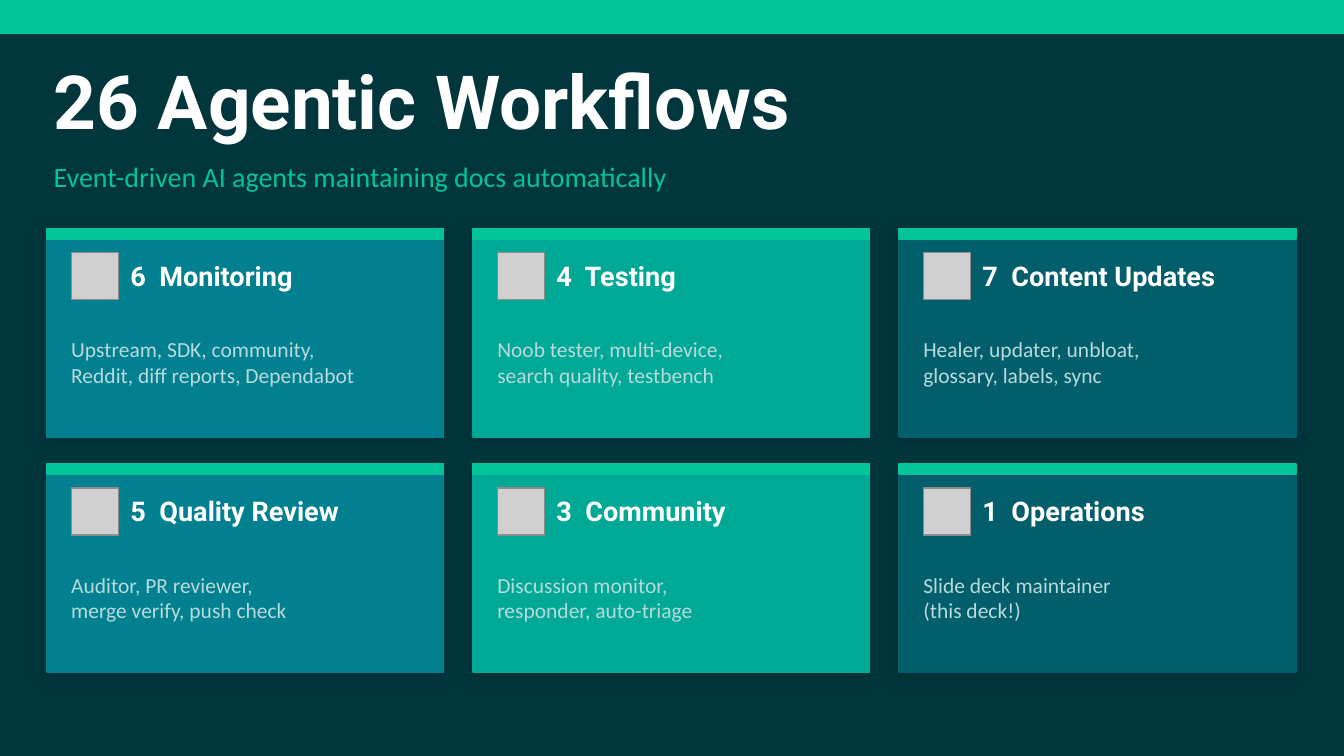
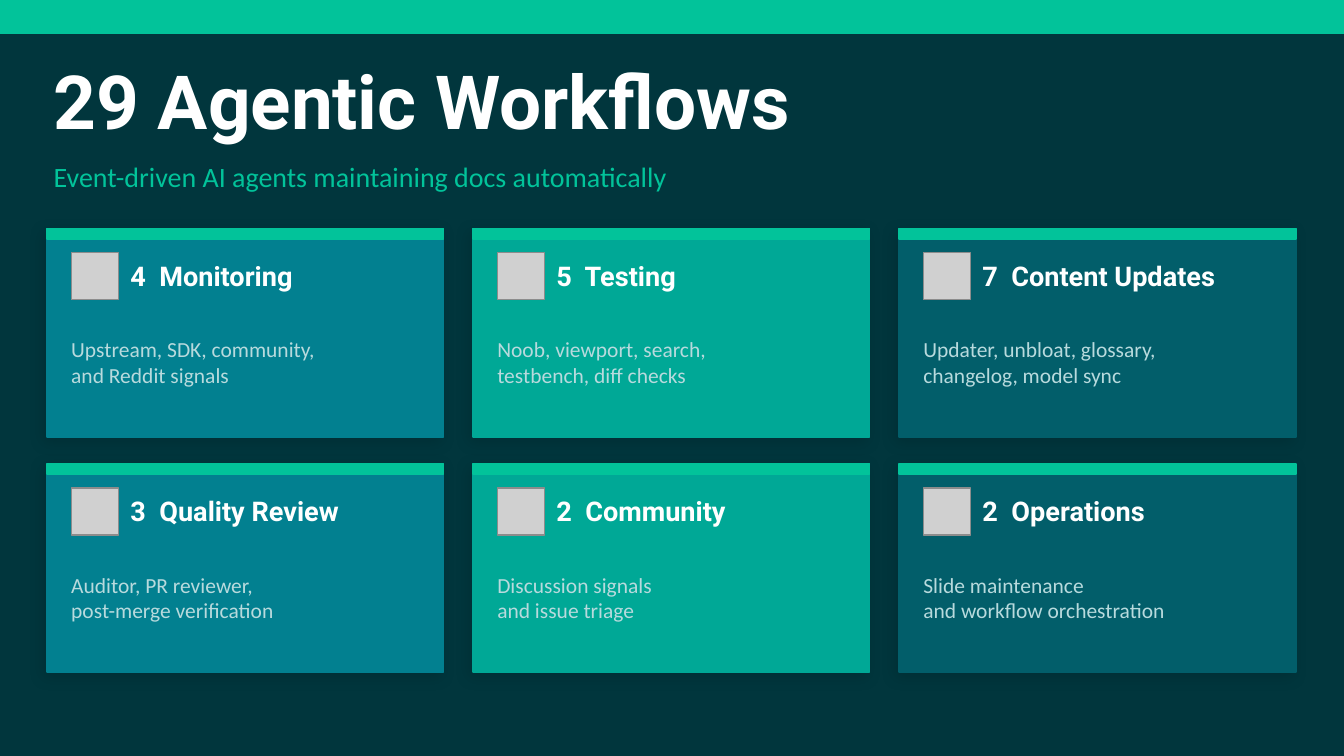
Before and after one commit to nicholasdbrady/foundry-docs, a slide deck: slide 5 of slides/foundry-docs-overview.pptx. Drawn at 1344x756 pixels with LibreOffice and Linux fonts; fonts in the diff are those of the drawing; grey boxes stand for pictures. Boxes give left, top, right and bottom in pixels: in the first picture for what was removed or moved away, otherwise in the second. Text is boxed around its words. In the diff, an @@ line names an element or a change of style, - is before the commit and + after.

```diff
--- a/slides/foundry-docs-overview.pptx
+++ b/slides/foundry-docs-overview.pptx
@@ text at (x1=54, y1=72, x2=789, y2=145): text changed @@
-26 Agentic Workflows
+29 Agentic Workflows
@@ text at (x1=130, y1=266, x2=292, y2=292): text changed @@
-6 Monitoring
+4 Monitoring
@@ text at (x1=556, y1=266, x2=676, y2=292): text changed @@
-4 Testing
+5 Testing
@@ text at (x1=497, y1=342, x2=705, y2=386): text changed @@
-Noob tester, multi-device,
-search quality, testbench
+Noob, viewport, search,
+testbench, diff checks
@@ text at (x1=923, y1=342, x2=1156, y2=387): text changed @@
-Healer, updater, unbloat,
-glossary, labels, sync
+Updater, unbloat, glossary,
+changelog, model sync
@@ text at (x1=71, y1=368, x2=228, y2=387): text changed @@
-Reddit, diff reports, Dependabot
+and Reddit signals
@@ text at (x1=130, y1=500, x2=339, y2=527): text changed @@
-5 Quality Review
+3 Quality Review
@@ text at (x1=556, y1=501, x2=725, y2=527): text changed @@
-3 Community
+2 Community
@@ text at (x1=982, y1=501, x2=1144, y2=527): text changed @@
-1 Operations
+2 Operations
@@ text at (x1=497, y1=578, x2=651, y2=622): text changed @@
-Discussion monitor,
-responder, auto-triage
+Discussion signals
+and issue triage
@@ text at (x1=923, y1=578, x2=1165, y2=618): text changed @@
-Slide deck maintainer
-(this deck!)
+Slide maintenance
+and workflow orchestration
@@ text at (x1=71, y1=603, x2=274, y2=622): text changed @@
-merge verify, push check
+post-merge verification
```
Also in this commit, not shown: 8 other slides changed, 4 slides added, 1 slide removed, 1 other file.
